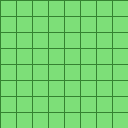
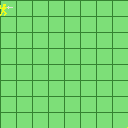
Two versions of the same layered image (128x128). Layer-by-layer changes:
added layer "Layer 1" above "Background" over left=0, top=4, right=128, bottom=128
added layer "Background" over left=0, top=4, right=128, bottom=128
